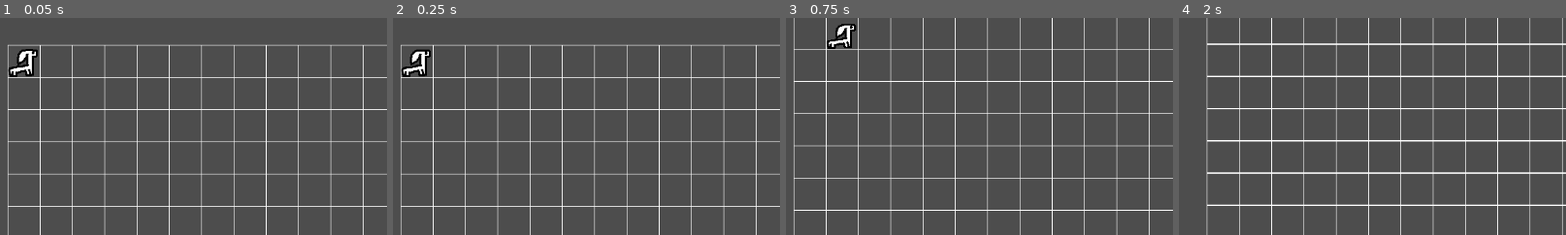
Above: before the commit, frames 1-4 (left to right).
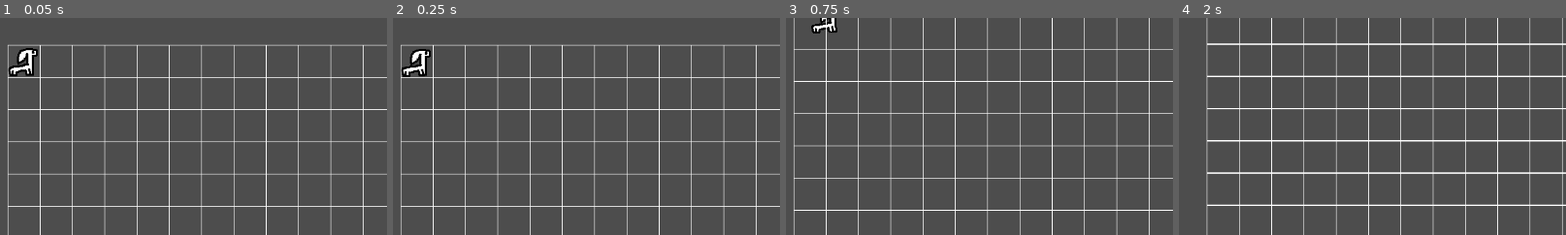
Above: after the commit, the same moments.

Repository: Blueflowerss/vpet-tempname
Game: Godot game, scene res://root.tscn
Same seed, same stepped clock (60 frames per second), same inputs: the game is played once before the commit and once after it.
Inputs (mouse positions are % of the whole screen's width and height, from its top left):
- Up to frame 1 (0.05 s): no input
- Up to frame 2 (0.25 s): no input
- Up to frame 3 (0.75 s): move the mouse to (72, 45) at 0.52 s; hold S (pan_camera_down) from 0.53 s (still down); click (72, 45) at 0.67 s
- Up to frame 4 (2 s): move the mouse to (30, 55) at 1.27 s; release S (pan_camera_down) at 1.28 s; tap A (pan_camera_left) at 1.35 s; click (30, 55) at 1.42 s
The pictures show only the part of the screen within x 6-56%, y 0-50%; the shares and areas given below are measured in that part.

The runs differ from the first frame. In frame 1, 0.2% of the frame differs, in the area x 2-10%, y 13-28%; in frame 2, less than 0.1%; in frame 3, 0.8%, in the area x 6-19%, y 0-15%; in frame 4, nothing differs.

Commit message:
added smoothing for critter position changing

Diff:
--- a/critter.gd
+++ b/critter.gd
@@ -25,7 +25,7 @@
 	current_action = ACT.IDLE;
 func _physics_process(delta: float) -> void:
 	#decided to do animation here
-	position = (grid_position * 64) + Vector2i(32,32);
+	position = lerp(position,Vector2((grid_position * 64) + Vector2i(32,32)),0.1);
 	pass
 func _process(delta: float) -> void:
 	#a kinda timer so the AI doesn't freak out
--- a/critter.tscn
+++ b/critter.tscn
@@ -18,6 +18,21 @@
 "name": &"front+back",
 "speed": 5.0
 }]
+
+[sub_resource type="Animation" id="Animation_xts2v"]
+length = 0.001
+tracks/0/type = "value"
+tracks/0/imported = false
+tracks/0/enabled = true
+tracks/0/path = NodePath(".:scale")
+tracks/0/interp = 1
+tracks/0/loop_wrap = true
+tracks/0/keys = {
+"times": PackedFloat32Array(0),
+"transitions": PackedFloat32Array(1),
+"update": 0,
+"values": [Vector2(1, 1)]
+}
 
 [sub_resource type="Animation" id="Animation_c2etd"]
 resource_name = "back_idle"
@@ -34,21 +49,6 @@
 "transitions": PackedFloat32Array(1, 1, 1),
 "update": 0,
 "values": [Vector2(1, 1), Vector2(1, 0.865), Vector2(1, 1)]
-}
-
-[sub_resource type="Animation" id="Animation_xts2v"]
-length = 0.001
-tracks/0/type = "value"
-tracks/0/imported = false
-tracks/0/enabled = true
-tracks/0/path = NodePath(".:scale")
-tracks/0/interp = 1
-tracks/0/loop_wrap = true
-tracks/0/keys = {
-"times": PackedFloat32Array(0),
-"transitions": PackedFloat32Array(1),
-"update": 0,
-"values": [Vector2(1, 1)]
 }
 
 [sub_resource type="AnimationLibrary" id="AnimationLibrary_202f7"]
Not shown: 1 places in critter.tscn that only renumber resources
